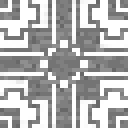
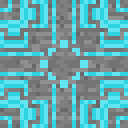
Comparing the layer stacks of the two 128 × 128 images. Changes:
added layer "temp" above "stone" over [0, 0, 128, 128]
